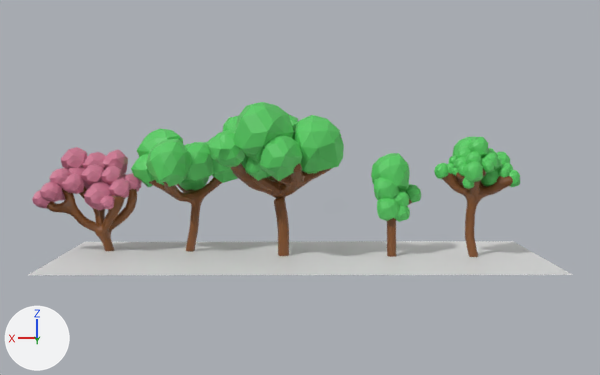
Two versions of the Blender file Apex/Blender/LowPoly Trees/LowpolyTrees.blend, one commit apart.
The view is the same before and after, from a 50 mm camera at (0.2, 41.3, 6.8) aimed at (0.0, 0.0, 3.5). The lights are fixed; the arrows at lower left show +X, +Y and +Z.
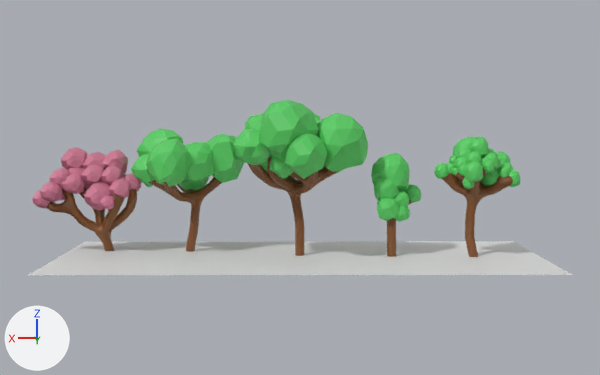
Where the newer file only moved an object's origin or applied its transform, the numbers keep the older frame.

The change, as a diff of the scene's bpy script:
```diff
--- a/Apex/Blender/LowPoly Trees/LowpolyTrees.blend.py
+++ b/Apex/Blender/LowPoly Trees/LowpolyTrees.blend.py
@@ me_plane @@
 me_plane.from_pydata(...)  # 29 vertices, 0 faces, 28 loose edges; spans x -1.97..2.24, y -2.48..2.09, z -0.08..4.91
 # used by ob_plane; location = (0.81, -0.24, -0.11); scale = (1.23, 1.23, 1.23)
+# me_plane part 1: the whole mesh is scaled about its middle by 1.23, then moved by (0.01, -0.29, 0.54)
 me_plane.materials.append(mat_material)
@@ me_icosphere @@
 me_icosphere.from_pydata(...)  # 462 vertices, 880 faces; spans x -2.38..2.88, y 0.36..6.27, z 2.75..6.15
 # used by ob_icosphere; location = (0.81, -4.45, 0.07); scale = (1.23, 1.23, 1.23)
+# me_icosphere part 2: the whole mesh is moved by (-0.95, 0.0, 0.09)
 me_icosphere.materials.append(mat_material_001)
@@ ob_plane @@
 ob_plane = bpy.data.objects.new('Plane', me_plane)
-ob_plane.location = (0.81, -0.24, -0.11)
-ob_plane.scale = (1.23, 1.23, 1.23)
+ob_plane.location = (0.0, 0.0, 0.0)
 _m = ob_plane.modifiers.new('Skin', 'SKIN')
```

Boxes [x1, y1, x2, y2] around the edits, measured in the pictures (600 x 375 px):
'Icosphere', mesh moved
    before: [209, 102, 344, 181]
    after: [234, 100, 368, 179]
'Plane', moved, rescaled
    before: [230, 163, 332, 256]
    after: [247, 158, 337, 256]
